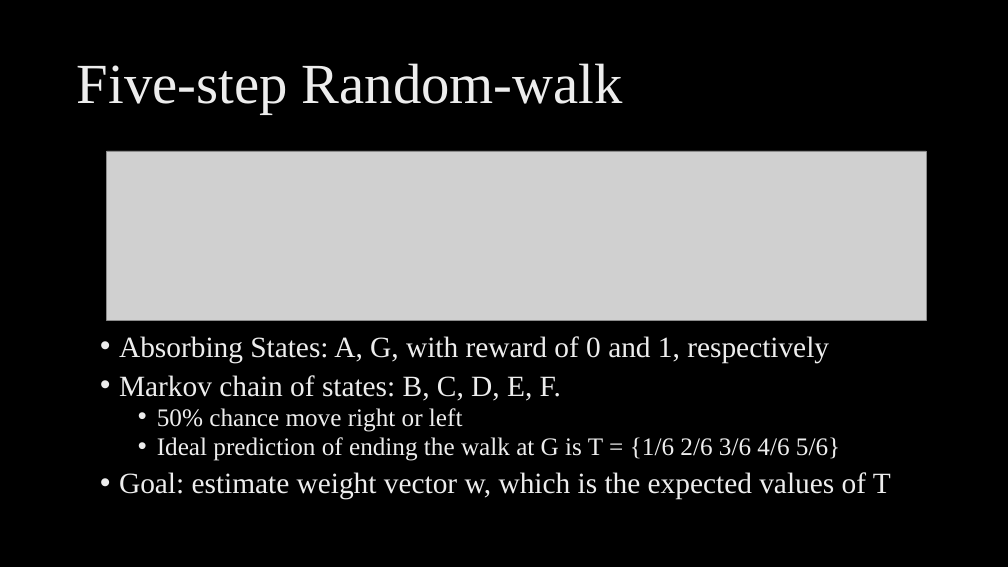
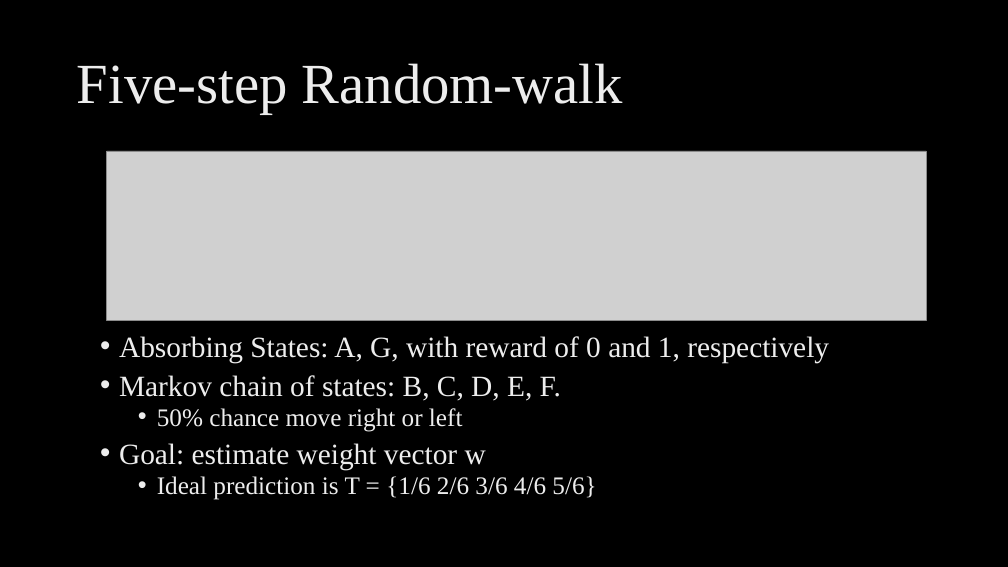
Before and after one commit to conge/RLFinalProject, a slide deck: slide 2 of finalProject_RL_8803_fall2015.pptx. Drawn at 1008x567 pixels with LibreOffice and Linux fonts; fonts in the diff are those of the drawing; grey boxes stand for pictures; background and template pictures are left out. Boxes give left, top, right and bottom in pixels: in the first picture for what was removed or moved away, otherwise in the second. Text is boxed around its words. In the diff, an @@ line names an element or a change of style, - is before the commit and + after.

Commit message:
generated scrpts for presentation; added report, updated powerpoint

```diff
--- a/finalProject_RL_8803_fall2015.pptx
+++ b/finalProject_RL_8803_fall2015.pptx
@@ text at box(119, 443, 596, 500): text changed @@
-  • Ideal prediction of ending the walk at G is T = {1/6 2/6 3/6 4/6 5/6}
-• Goal: estimate weight vector w, which is the expected values of T
+• Goal: estimate weight vector w
+  • Ideal prediction is T = {1/6 2/6 3/6 4/6 5/6}
```
